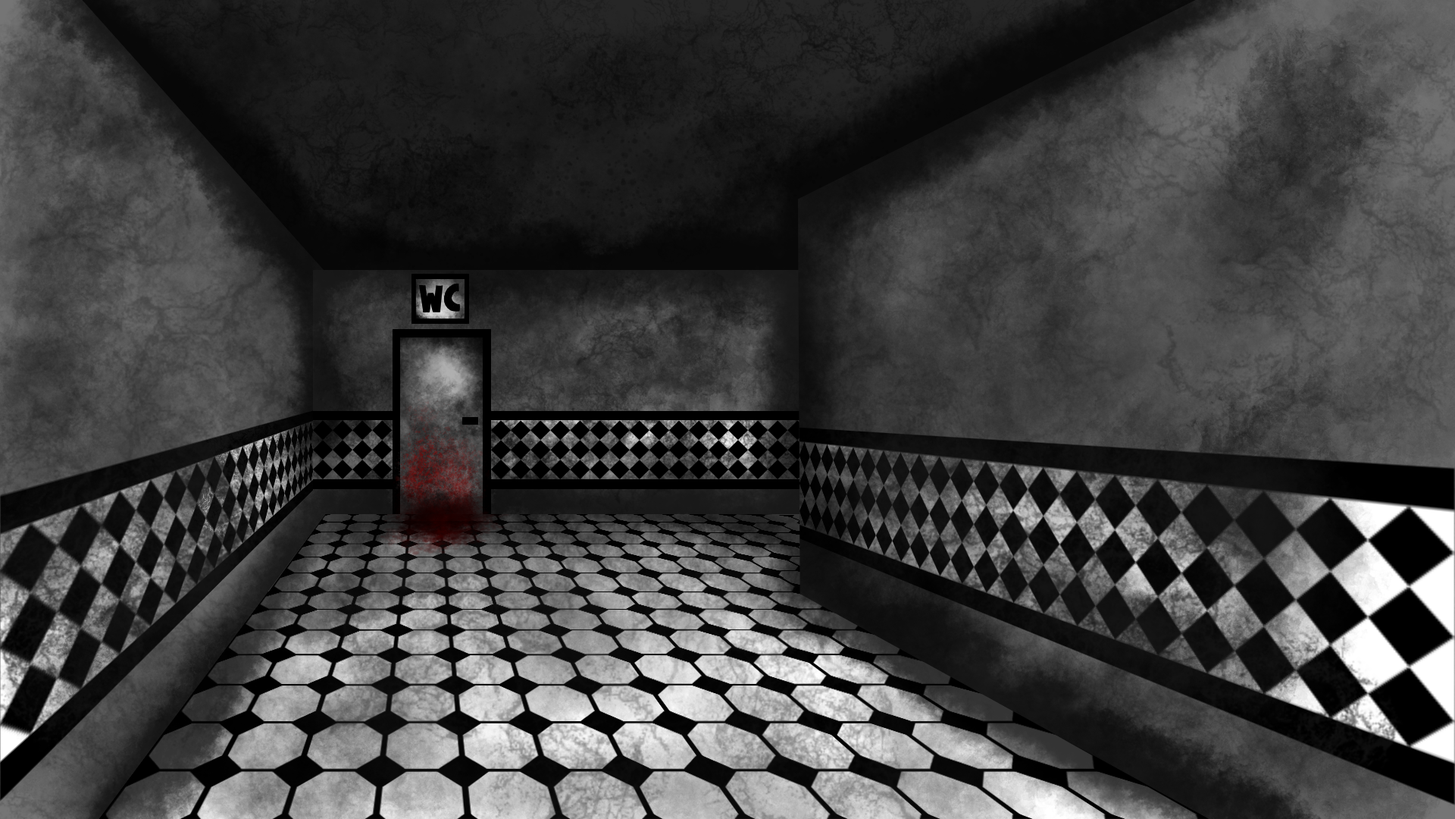
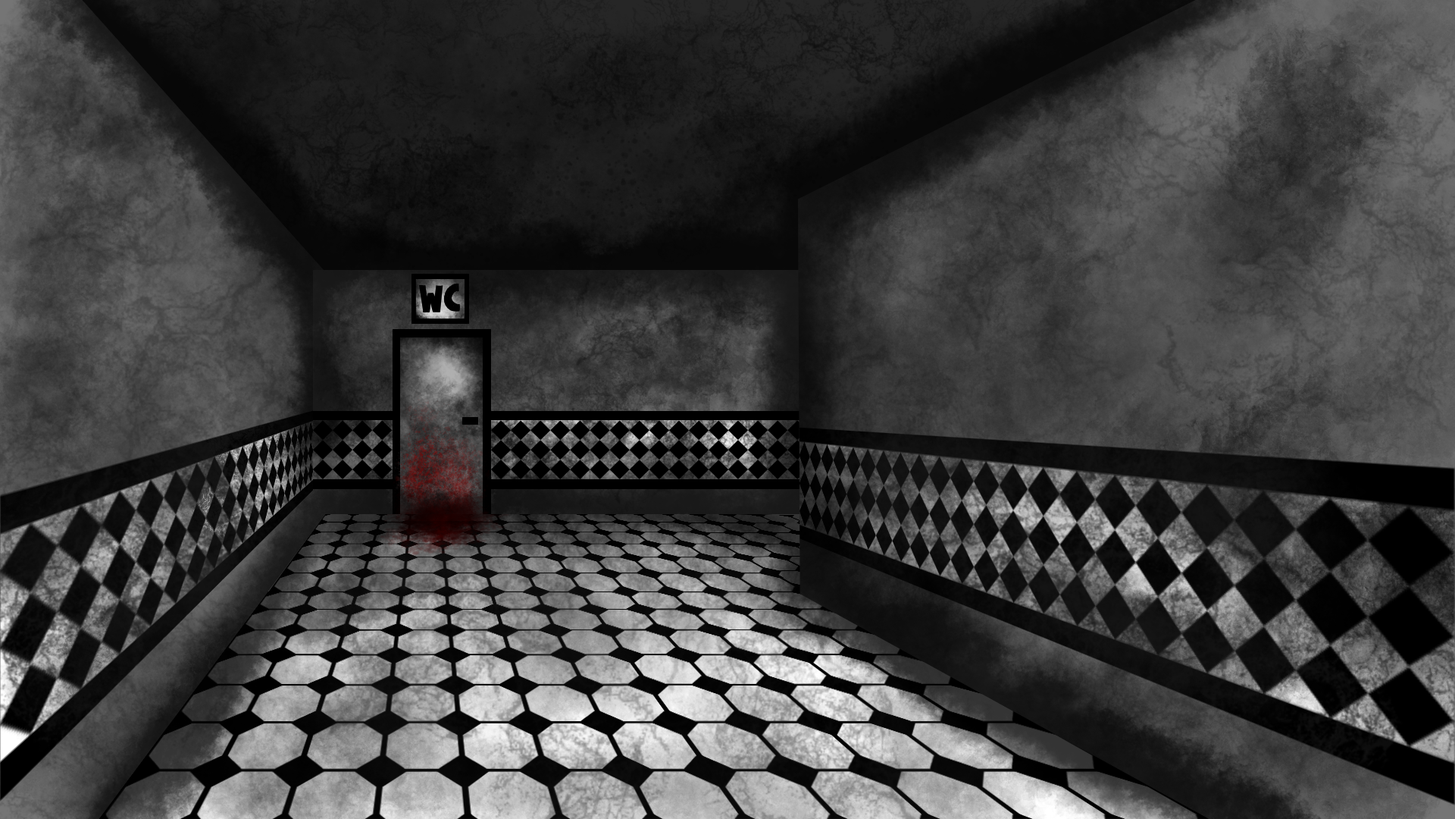
Layers edited between the first and the second 1455x819 image:
painted on "Paint Layer 8" over bbox(1212, 457, 1359, 729)
painted on "Paint Layer 11" over bbox(1212, 457, 1455, 765)
painted on "sujeira" (2nd of 7, in "paredeDireira" › "Group 4" › "sujeira") over bbox(1212, 457, 1455, 765)
painted on "quadriculadoParede.png" over bbox(1212, 457, 1455, 765)
painted on "Paint Layer 7" over bbox(1212, 457, 1455, 765)
painted on "Paint Layer 6" over bbox(1212, 457, 1455, 765)
painted on "parede" (1st of 2, in "paredeDireira") over bbox(1212, 457, 1455, 765)
painted on "Paint Layer 5" over bbox(1212, 462, 1262, 690)
painted on "chao" (2nd of 2, in "chao") over bbox(1212, 457, 1455, 765)
painted on "teto" (2nd of 2, in "teto") over bbox(1212, 457, 1455, 765)
